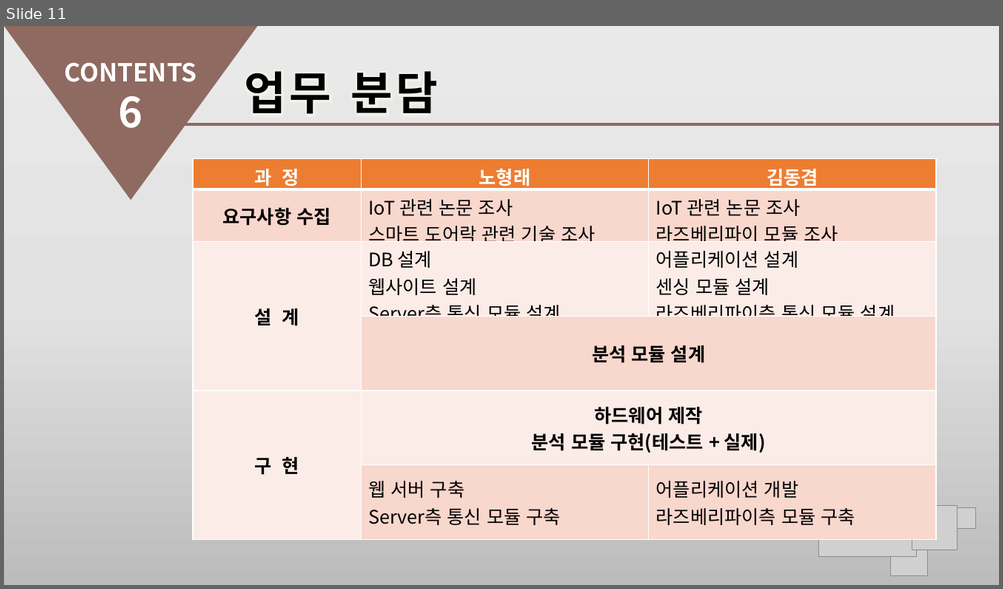
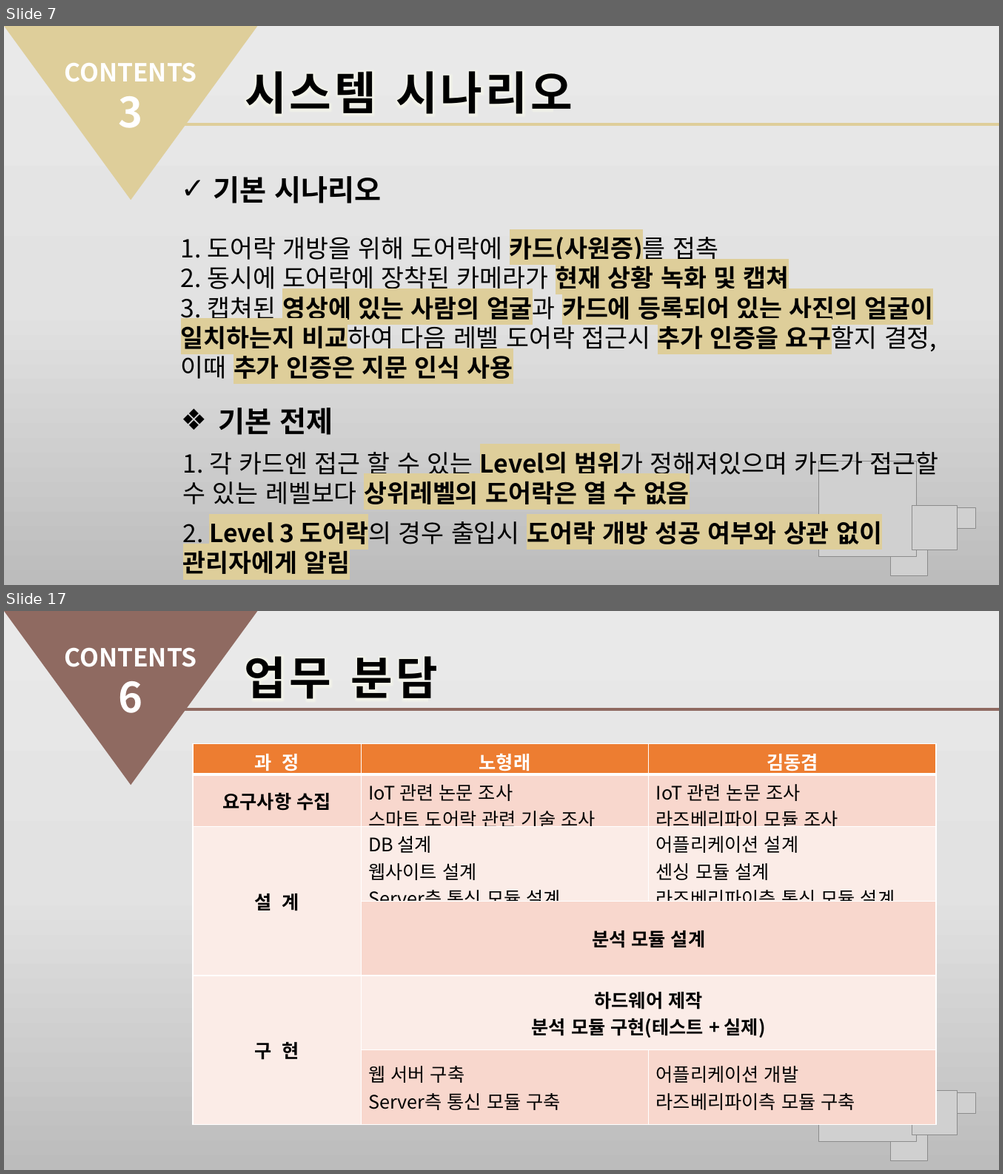
Before and after one commit to hrnoh/graduate_proj, a slide deck: 종합설계_제안서(2차).pptx. Shown one above the other, each under a label of ours: slide 11 before the commit, slides 7 and 17 after it; the slides between them are not shown. The pictures are 1003x589 and 1003x1174 pixels, drawn with LibreOffice and Linux fonts; fonts in the diff are those of the drawing; grey boxes stand for pictures; background and template pictures are left out. Boxes give left, top, right and bottom in pixels: in the first picture for what was removed or moved away, otherwise in the second. Text is boxed around its words. In the diff, an @@ line names an element or a change of style, - is before the commit and + after.

```diff
--- a/종합설계_제안서(2차).pptx
+++ b/종합설계_제안서(2차).pptx
@@ slide 7 added at (4,26,999,585), background gradient #EBEAEA to #E4E3E3 to #BDBCBC @@
@@ triangle added at (4,26,258,200), fill #DECE9A @@
@@ text added at (64,63,197,128), 24 pt, text #FFFFFF, bold @@
+CONTENTS
+3
@@ text added at (244,71,572,114), 44 pt, text #000000, bold @@
+시스템 시나리오
@@ line added from (184, 124) to (999, 124), #DECE9A 3 pt @@
@@ text added at (213,176,381,204), 28 pt, text #000000, bold @@
+✓ 기본 시나리오
@@ text added at (181,232,936,379), 24 pt, text #000000, bold @@
+1. 도어락 개방을 위해 도어락에 카드(사원증)를 접촉
+2. 동시에 도어락에 장착된 카메라가 현재 상황 녹화 및 캡쳐
+3. 캡쳐된 영상에 있는 사람의 얼굴과 카드에 등록되어 있는 사진의 얼굴이 일치하는지 비교하여 다음 레벨 도어락 접근시 추가 인증을 요구할지 결정, 이때 추가 인증은 지문 인식 사용
@@ text added at (218,408,333,435), 28 pt, text #000000, bold @@
+❖ 기본 전제
@@ text added at (183,447,939,505), 24 pt, text #000000 @@
+1. 각 카드엔 접근 할 수 있는 Level의 범위가 정해져있으며 카드가 접근할 수 있는 레벨보다 상위레벨의 도어락은 열 수 없음
@@ group added at (819,462,976,576): 4 pictures @@
@@ text added at (183,517,882,574), 24 pt, text #000000, bold @@
+2. Level 3 도어락의 경우 출입시 도어락 개방 성공 여부와 상관 없이 관리자에게 알림
@@ what was slide 11 is now slide 17 @@
```
Also in this commit, not shown: 8 slides changed, 11 other slides added, 3 slides removed.
